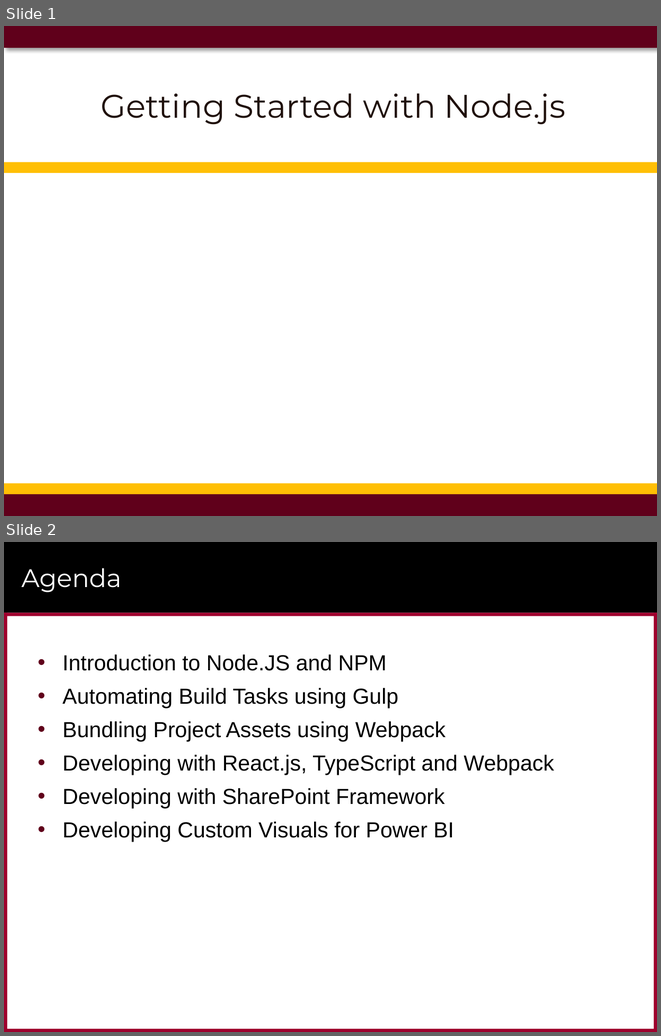
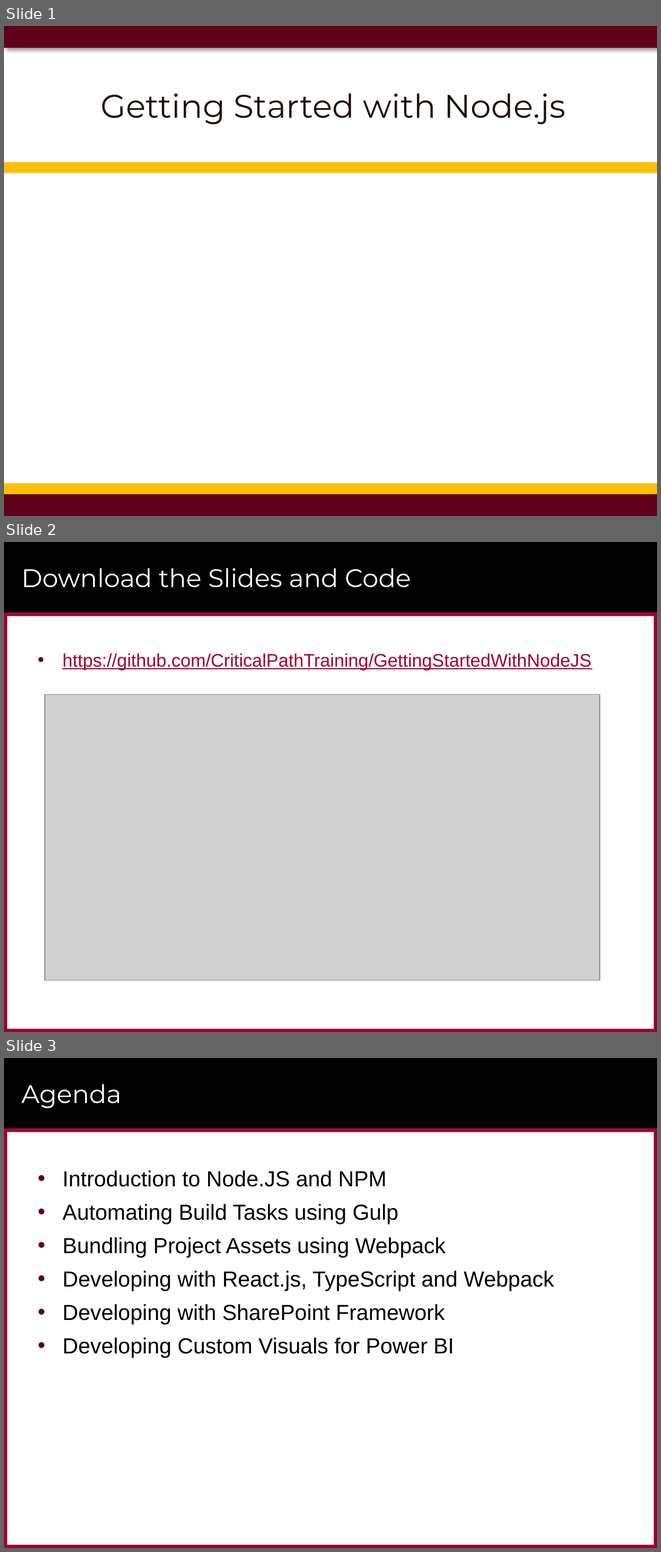
Before and after one commit to CriticalPathTraining/GettingStartedWithNodeJS, a slide deck: GettingStartedWithNodeJS.pptx. Shown one above the other, each under a label of ours: slides 1 and 2 before the commit, slides 1, 2 and 3 after it. The pictures are 661x1036 and 661x1552 pixels, drawn with LibreOffice and Linux fonts; fonts in the diff are those of the drawing; grey boxes stand for pictures; background and template pictures are left out. Boxes give left, top, right and bottom in pixels: in the first picture for what was removed or moved away, otherwise in the second. Text is boxed around its words. In the diff, an @@ line names an element or a change of style, - is before the commit and + after.

```diff
--- a/GettingStartedWithNodeJS.pptx
+++ b/GettingStartedWithNodeJS.pptx
@@ slide 2 added at bbox=[4, 542, 657, 1032], background #FFFFFF; not listed: 6 template elements that a slide beside it also shows @@
@@ title added at bbox=[21, 568, 411, 588], 28 pt, text #FFFFFF @@
+Download the Slides and Code
@@ text added at bbox=[62, 653, 591, 670], 20 pt, text #9F002D, underline @@
+• https://github.com/CriticalPathTraining/GettingStartedWithNodeJS
@@ picture added at bbox=[44, 694, 600, 979] @@
@@ what was slide 2 is now slide 3 @@
```
Also in this commit, not shown: 1 other slide added, 1 other file.
